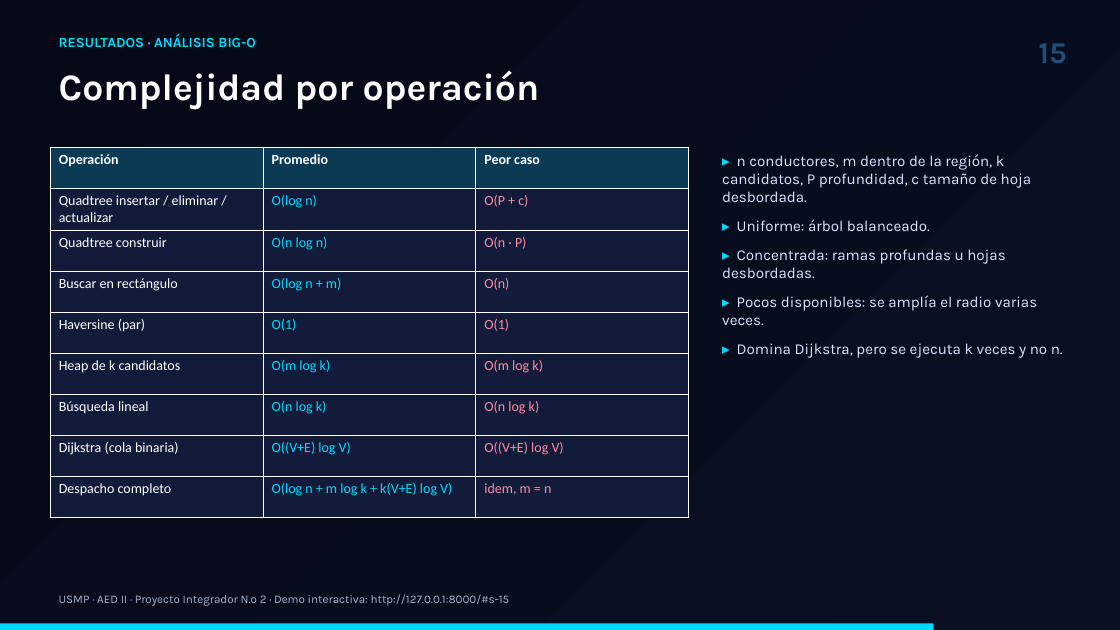
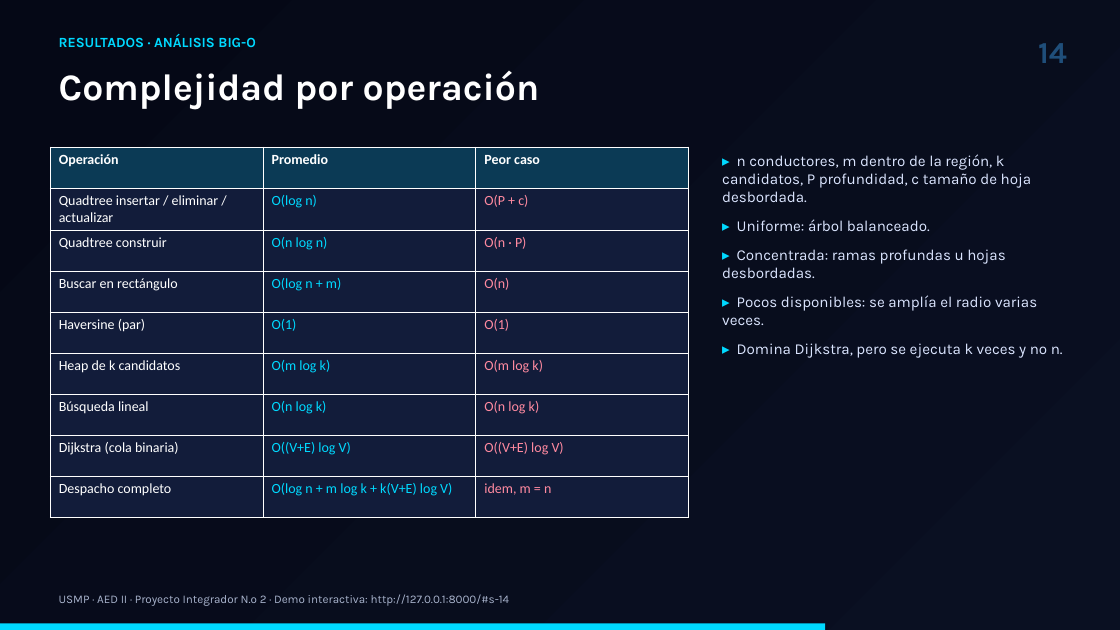
Before and after one commit to Jossesjsj/conductor-cercano-usmp, a slide deck: slide 14 of entregables/Presentacion_Conductor_Cercano_USMP.pptx (slide 15 before the commit). Drawn at 1120x630 pixels with LibreOffice and Linux fonts; fonts in the diff are those of the drawing. Boxes give left, top, right and bottom in pixels: in the first picture for what was removed or moved away, otherwise in the second. Text is boxed around its words. In the diff, an @@ line names an element or a change of style, - is before the commit and + after.

```diff
--- a/entregables/Presentacion_Conductor_Cercano_USMP.pptx
+++ b/entregables/Presentacion_Conductor_Cercano_USMP.pptx
@@ text at (x1=1038, y1=43, x2=1067, y2=63): text changed @@
-15
+14
@@ text at (x1=59, y1=594, x2=509, y2=606): text changed @@
-USMP · AED II · Proyecto Integrador N.º 2 · Demo interactiva: http://127.0.0.1:8000/#s-15
+USMP · AED II · Proyecto Integrador N.º 2 · Demo interactiva: http://127.0.0.1:8000/#s-14
@@ rectangle resized from (x1=0, y1=623, x2=933, y2=630) to (x1=0, y1=623, x2=825, y2=630) @@
```
Also in this commit, not shown: 16 other slides changed, 2 slides added, 1 slide removed, 38 other files.
